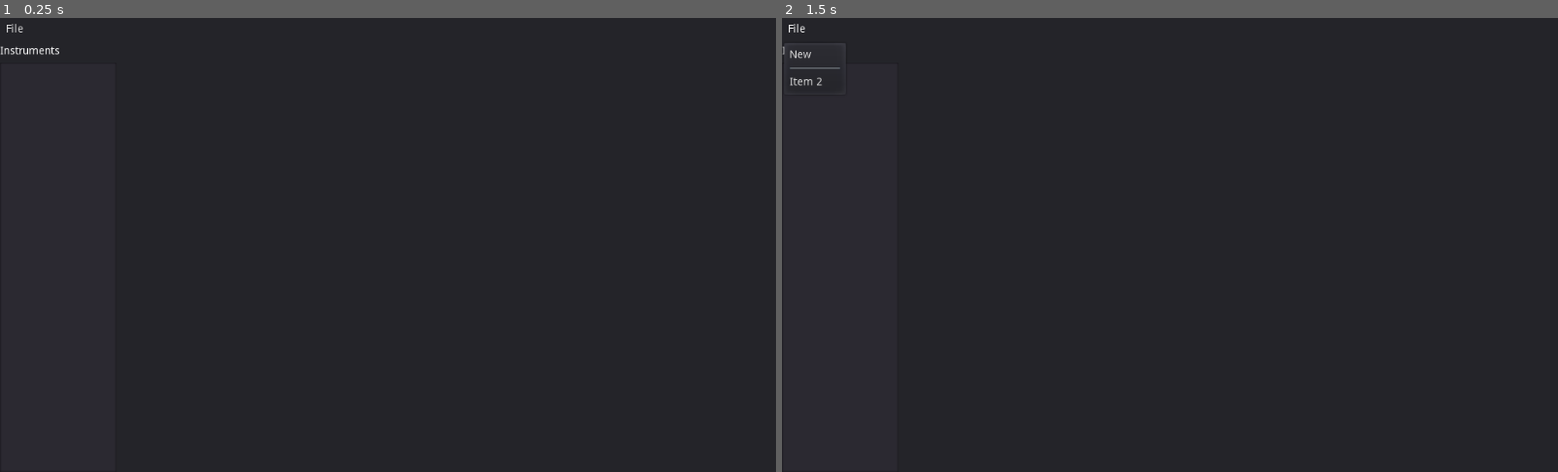
Above: before the commit, frames 1-2 (left to right).
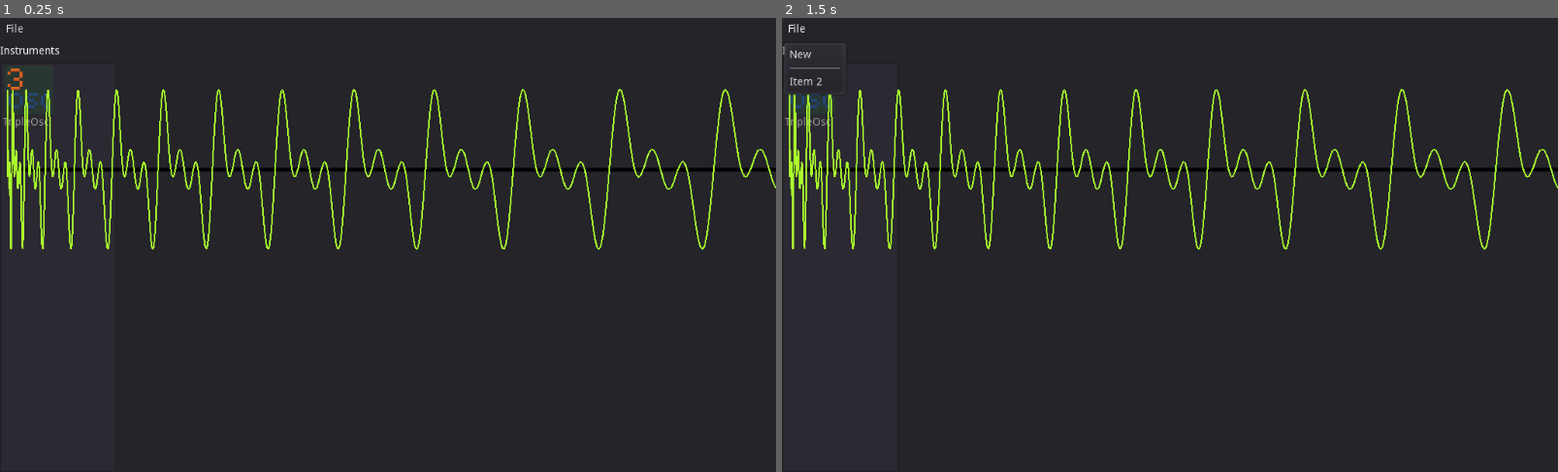
Above: after the commit, the same moments.

Repository: QuadCubedStudios/GoDAW
Game: Godot game, scene res://Main.tscn
Two runs of this game, one before a commit and one after it. Both use one fixed random seed, a clock stepped at 60 frames per second and the inputs below.
Inputs:
- Up to frame 1 (0.25 s): no input
- Up to frame 2 (1.5 s): click "File" at 0.5 s; click "File" at 1.25 s

The runs differ from the first frame. In frame 1, 4.0% of the frame differs, in the area x 0-100%, y 11-52%; in frame 2, 3.9%.

Commit message:
Tidied up the instrument loading system

Diff:
--- a/Main.gd
+++ b/Main.gd
@@ -1,39 +1,17 @@
 extends Control
 
 onready var player = $AudioStreamPlayer
-onready var instrument_tab = $VBoxContainer/EditorView/Instruments
 
 func _init():
 	pass
 
-func load_instruments():
-	var dir = Directory.new()
-	dir.open("res://Instruments")
-	dir.list_dir_begin(true, true)
-
-	var instrument_name = dir.get_next()
-	while instrument_name != "":
-		if dir.file_exists("./%s/instrument.gd" % instrument_name):
-			var instrument = load("%s/%s/instrument.gd" % [dir.get_current_dir(), instrument_name])
-			GoDAW.register_instrument(instrument_name, instrument.new())
-#			instrument_tab.add_item(instrument_name, load("%s/%s/icon.png" % [dir.get_current_dir(), instrument_name]))
-#			if dir.file_exists("./%s/icon.png" % instrument_name):
-#				instrument_tab.add_item(instrument_name, load("%s/%s/icon.png" % [dir.get_current_dir(), instrument_name]))
-#			else:
-#				instrument_tab.add_item(instrument_name, load("res://util/defaultIcon.png"))
-
-		else:
-			push_warning("Instrument %s does not have an instrument.gd file" % instrument_name)
-
-		instrument_name = dir.get_next()
-
 func _ready():
-	load_instruments()
 	var osc = GoDAW.get_instrument("TripleOsc")
 	var wave = Wave.new(osc.create_sample())
 	wave.position += Vector2(10, 200)
-	#add_child(wave)
+	add_child(wave)
 	# Set stream and play
 	player.stream = osc.create_sample()
 	player.pitch_scale = 1.0
 	player.play()
+	pass
--- /dev/null
+++ b/Panels/InstrumentList/InstrumentList.gd
@@ -0,0 +1,38 @@
+extends Panel
+
+onready var instrument_tab = $VBoxContainer/List
+onready var default_icon = preload("res://Theme/Default/default_icon.png")
+
+func _ready():
+	load_instruments()
+
+func add_instrument(name, iconPath, script):
+	if GoDAW.instruments.has(name):
+		push_warning("Instrument already exists")
+		return
+	GoDAW.register_instrument(name, load(script).new())
+	var file_checker = File.new()
+	var exists = file_checker.file_exists(iconPath)
+	if exists:
+		instrument_tab.add_item(name, load(iconPath))
+	else:
+		instrument_tab.add_item(name, default_icon)
+
+
+func load_instruments():
+	var dir = Directory.new()
+	dir.open("res://Instruments")
+	dir.list_dir_begin(true, true)
+
+	var instrument_name = dir.get_next()
+	while instrument_name != "":
+
+		if dir.file_exists("./%s/instrument.gd" % instrument_name):
+			var iconPath = "%s/%s/icon.png" % [dir.get_current_dir(), instrument_name]
+			var scriptPath = "%s/%s/instrument.gd" % [dir.get_current_dir(), instrument_name]
+			add_instrument(instrument_name, iconPath, scriptPath)
+
+		else:
+			push_warning("Instrument %s does not have an instrument.gd file" % instrument_name)
+
+		instrument_name = dir.get_next()
--- a/Panels/InstrumentList/InstrumentList.tscn
+++ b/Panels/InstrumentList/InstrumentList.tscn
@@ -1,8 +1,11 @@
-[gd_scene format=2]
+[gd_scene load_steps=2 format=2]
+
+[ext_resource path="res://Panels/InstrumentList/InstrumentList.gd" type="Script" id=1]
 
 [node name="InstrumentList" type="Panel"]
 anchor_right = 1.0
 anchor_bottom = 1.0
+script = ExtResource( 1 )
 __meta__ = {
 "_edit_use_anchors_": false
 }
--- a/Panels/PianoRoll/PianoRoll.tscn
+++ b/Panels/PianoRoll/PianoRoll.tscn
@@ -7,17 +7,6 @@
 "_edit_use_anchors_": false
 }
 
-[node name="VBoxContainer" type="VBoxContainer" parent="."]
-anchor_right = 1.0
-anchor_bottom = 1.0
-__meta__ = {
-"_edit_use_anchors_": false
-}
-
-[node name="Tools" type="HBoxContainer" parent="VBoxContainer"]
-margin_right = 1024.0
-
-[node name="Editor" type="HBoxContainer" parent="VBoxContainer"]
-margin_top = 4.0
-margin_right = 1024.0
-margin_bottom = 4.0
+[node name="Panel" type="Panel" parent="."]
+margin_right = 40.0
+margin_bottom = 40.0
